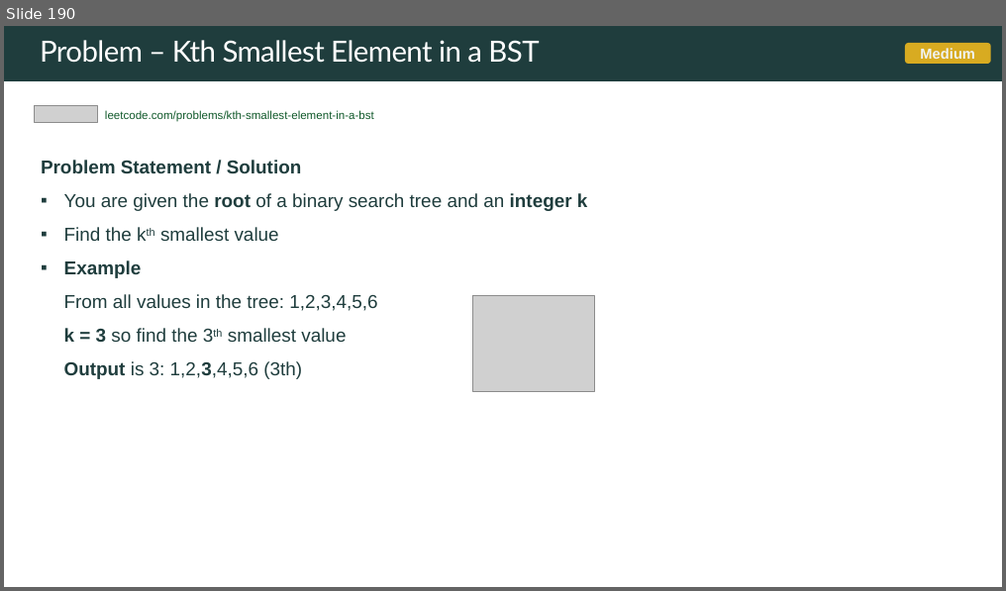
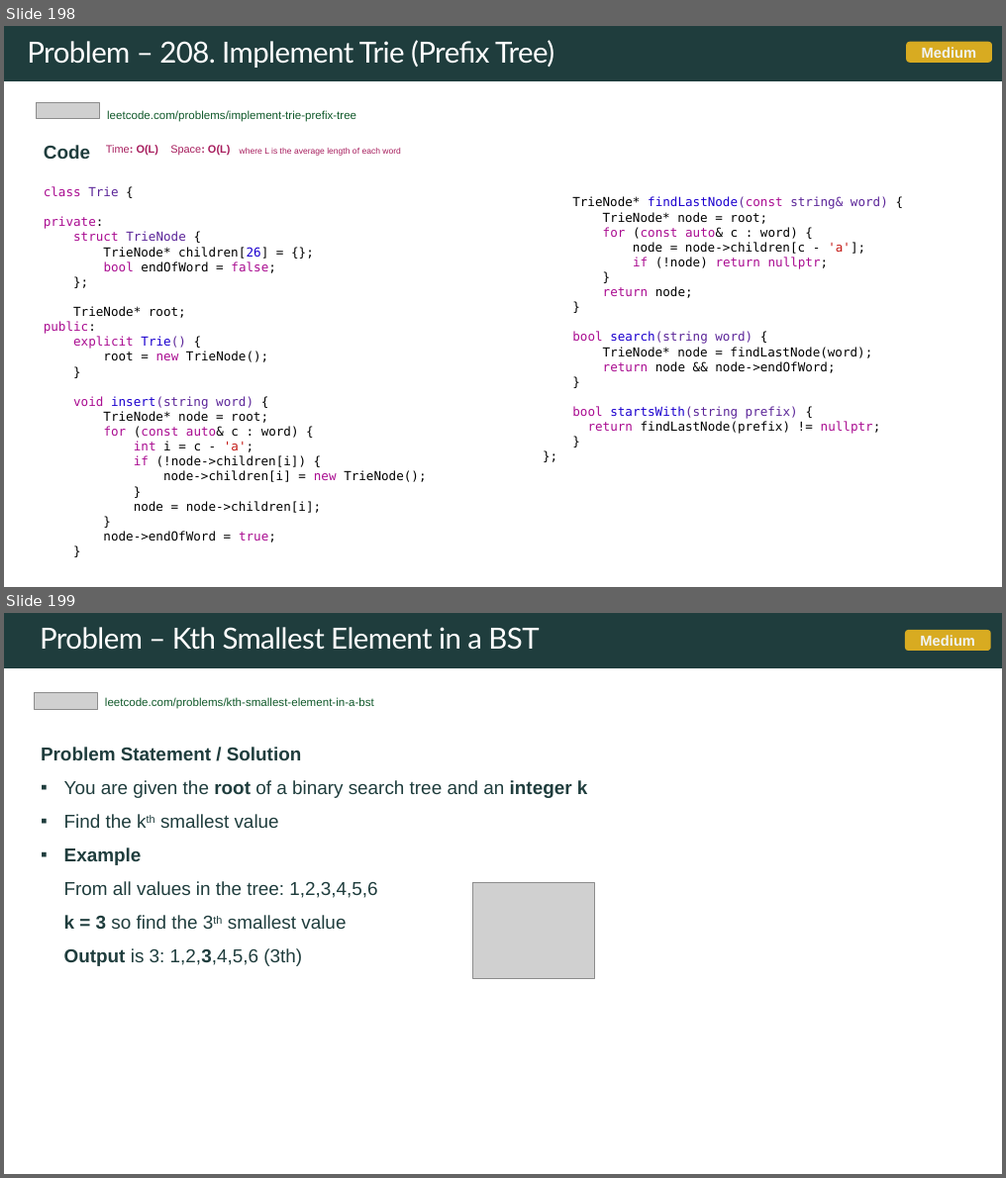
Before and after one commit to rfdavid/coding-interview-handbook-cpp, a slide deck: Algorithm and problem Solving Cheatsheet.pptm. Shown one above the other, each under a label of ours: slide 190 before the commit, slides 198 and 199 after it. The pictures are 1006x591 and 1006x1178 pixels, drawn with LibreOffice and Linux fonts; fonts in the diff are those of the drawing; grey boxes stand for pictures. Boxes give left, top, right and bottom in pixels: in the first picture for what was removed or moved away, otherwise in the second. Text is boxed around its words. In the diff, an @@ line names an element or a change of style, - is before the commit and + after.

```diff
--- a/Algorithm and problem Solving Cheatsheet.pptm
+++ b/Algorithm and problem Solving Cheatsheet.pptm
@@ slide 198 added at (4, 26, 1002, 587), background #FFFFFF; not listed: 1 template element that a slide beside it also shows @@
@@ title added at (27, 40, 554, 68), 28 pt, text #FFFFFF @@
+Problem – 208. Implement Trie (Prefix Tree)
@@ rounded rectangle added at (906, 42, 992, 63), fill #E2B120 at 95% opacity, 14 pt, text #F0F3F3, bold @@
+Medium
@@ picture added at (37, 102, 100, 119) @@
@@ text added at (107, 110, 356, 122), 11 pt, text #0F5829 @@
+leetcode.com/problems/implement-trie-prefix-tree
@@ text added at (44, 145, 401, 159), 14 pt, text #A71D5D @@
+Code Time: O(L) Space: O(L) where L is the average length of each word
@@ text added at (44, 186, 426, 543), 12 pt, text #000000 @@
+class Trie {
+private:
+struct TrieNode {
+TrieNode* children[26] = {};
+bool endOfWord = false;
+};
+TrieNode* root;
+public:
+explicit Trie() {
+root = new TrieNode();
+}
+void insert(string word) {
+TrieNode* node = root;
+for (const auto& c : word) {
+int i = c - 'a';
+if (!node->children[i]) {
+node->children[i] = new TrieNode();
+}
+node = node->children[i];
+}
+node->endOfWord = true;
+}
@@ text added at (572, 196, 888, 434), 12 pt, text #000000 @@
+TrieNode* findLastNode(const string& word) {
+TrieNode* node = root;
+for (const auto& c : word) {
+node = node->children[c - 'a'];
+if (!node) return nullptr;
+}
+return node;
+}
+bool search(string word) {
+TrieNode* node = findLastNode(word);
+return node && node->endOfWord;
+}
+bool startsWith(string prefix) {
+return findLastNode(prefix) != nullptr;
+}
+};
@@ what was slide 190 is now slide 199 @@
```
Also in this commit, not shown: 7 slides changed, 13 other slides added, 1 slide removed, 14 other files.
